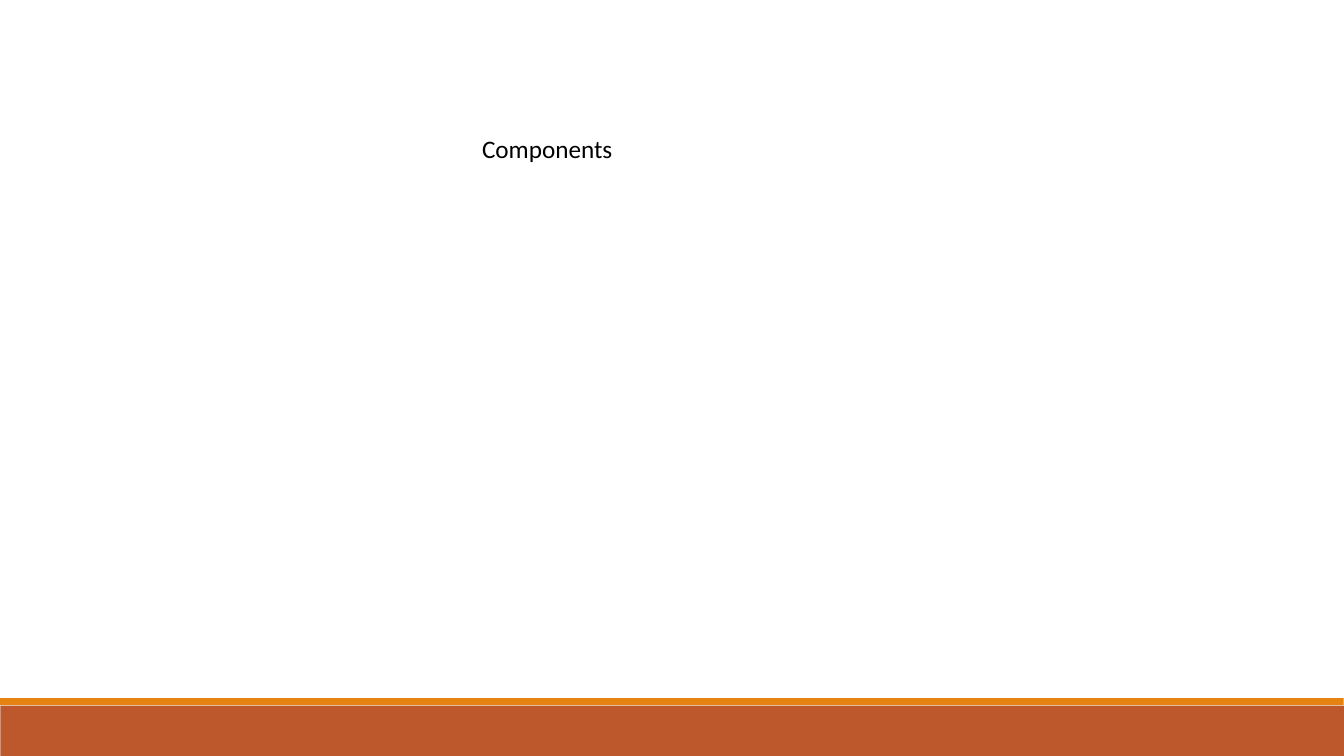
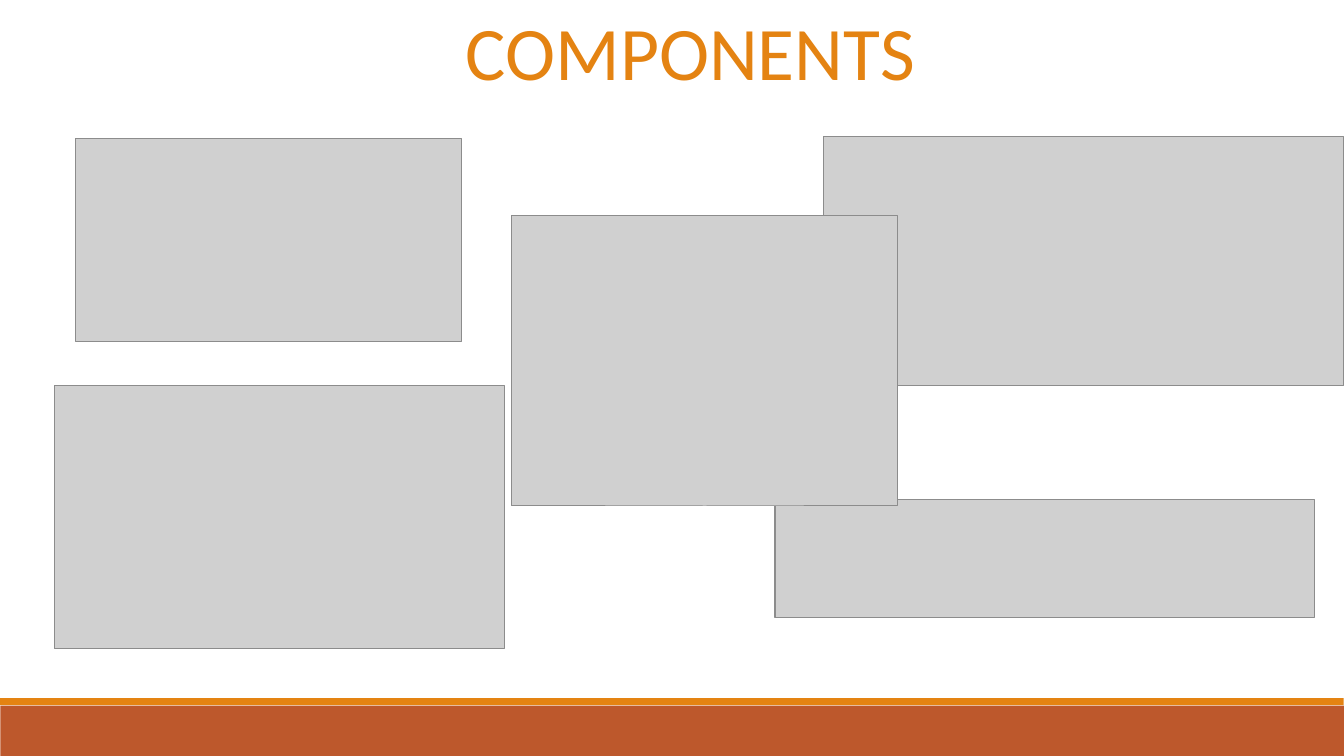
Before and after one commit to DevershiV/Major-Project, a slide deck: slide 4 of AI bot.pptx (slide 3 before the commit). Drawn at 1344x756 pixels with LibreOffice and Linux fonts; fonts in the diff are those of the drawing; grey boxes stand for pictures. Boxes give left, top, right and bottom in pixels: in the first picture for what was removed or moved away, otherwise in the second. Text is boxed around its words. In the diff, an @@ line names an element or a change of style, - is before the commit and + after.

```diff
--- a/AI bot.pptx
+++ b/AI bot.pptx
@@ text at [466,31,915,81]: text changed; size 18 to 54 pt; text colour #000000 to #E48312 @@
-Components
+COMPONENTS
@@ picture added at [76,139,462,342] @@
@@ picture added at [824,137,1344,386] @@
@@ picture added at [511,216,898,506] @@
@@ picture added at [54,386,504,649] @@
@@ picture added at [775,500,1315,618] @@
```
Also in this commit, not shown: 1 other slide changed, 8 slides added, 7 slides removed, 1 other file.
